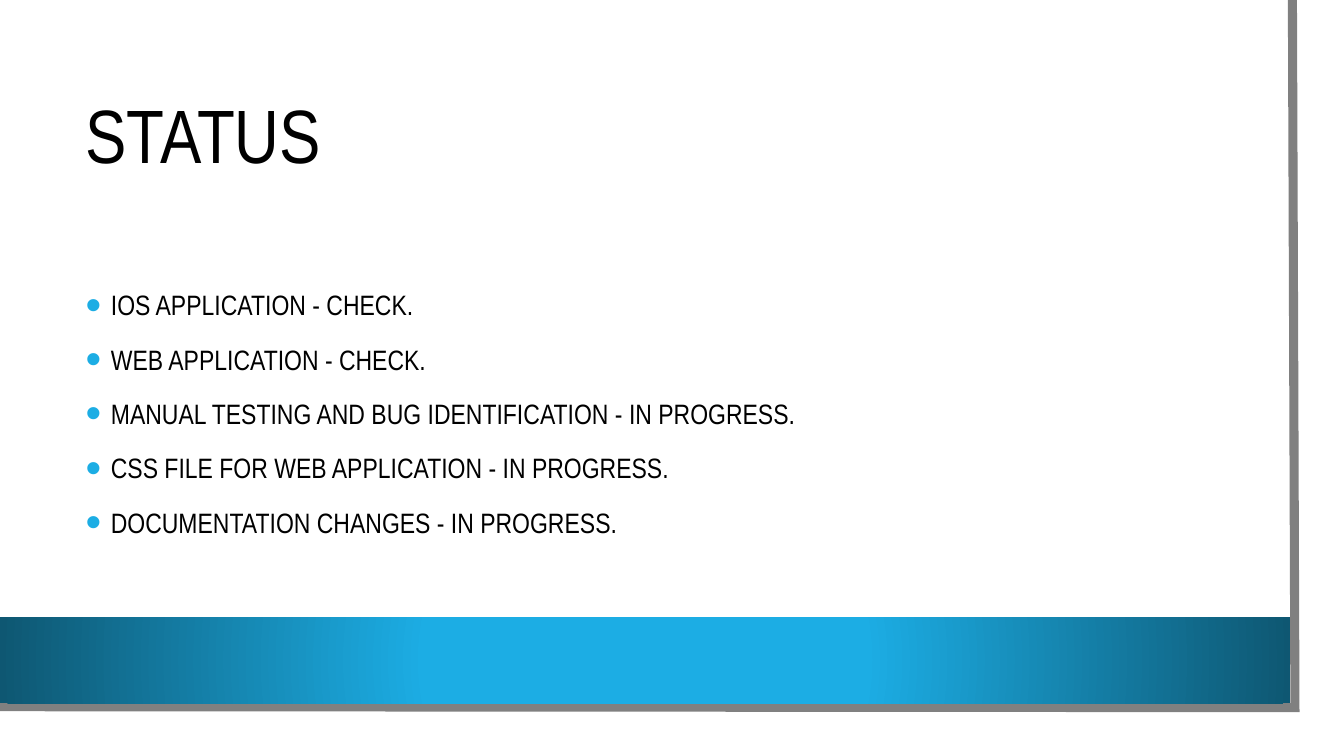
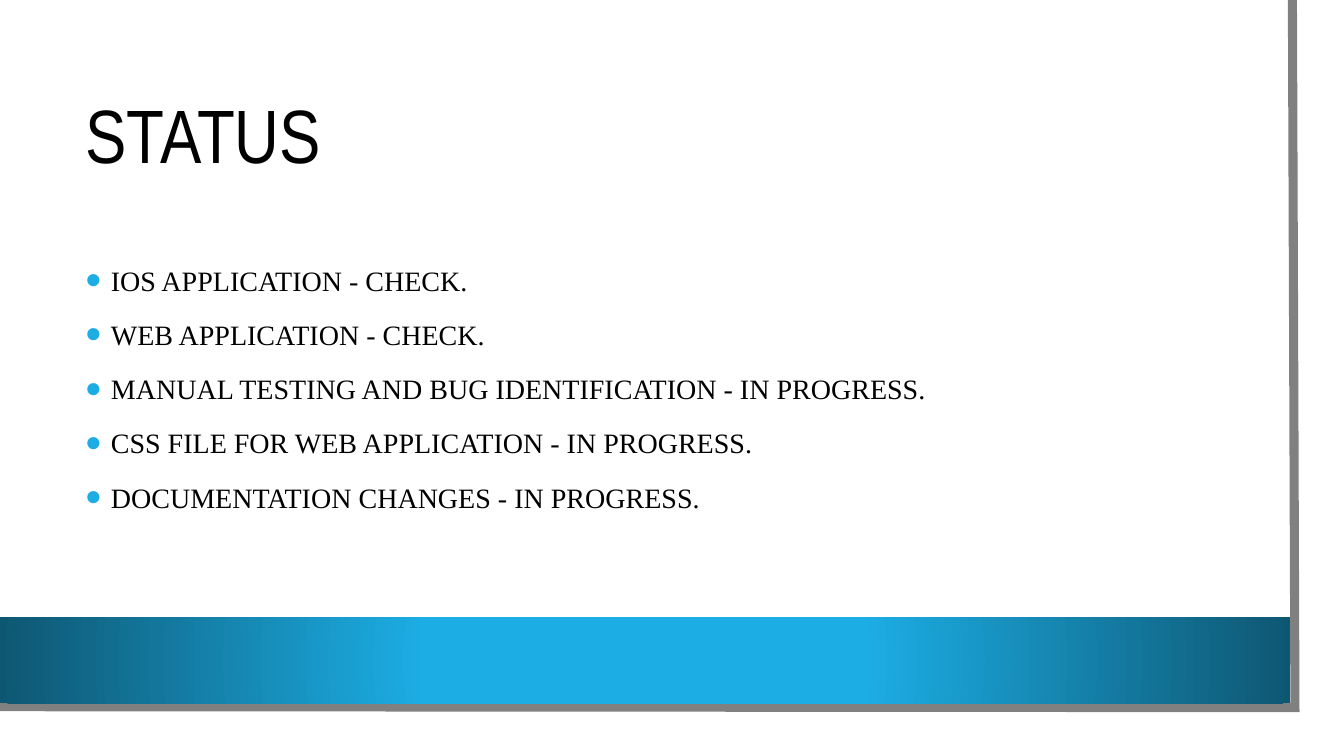
Before and after one commit to VamsiDevalla/Student-Attendance-Tracking, a slide deck: slide 17 of final ppt.pptx (slide 13 before the commit). Drawn at 1344x756 pixels with LibreOffice and Linux fonts; fonts in the diff are those of the drawing; background and template pictures are left out. Boxes give left, top, right and bottom in pixels: in the first picture for what was removed or moved away, otherwise in the second. Text is boxed around its words. In the diff, an @@ line names an element or a change of style, - is before the commit and + after.

```diff
--- a/final ppt.pptx
+++ b/final ppt.pptx
@@ text "IOS APPLICATION - CHECK.": place and size @@
-text "IOS APPLICATION - CHECK." at (111, 295, 795, 534)
+text "IOS APPLICATION - CHECK." at (111, 272, 926, 509)
@@ text "IOS APPLICATION - CHECK." at (111, 272, 926, 509): font Arial Narrow to Times New Roman @@
```
Also in this commit, not shown: 8 other slides changed, 4 slides added.
